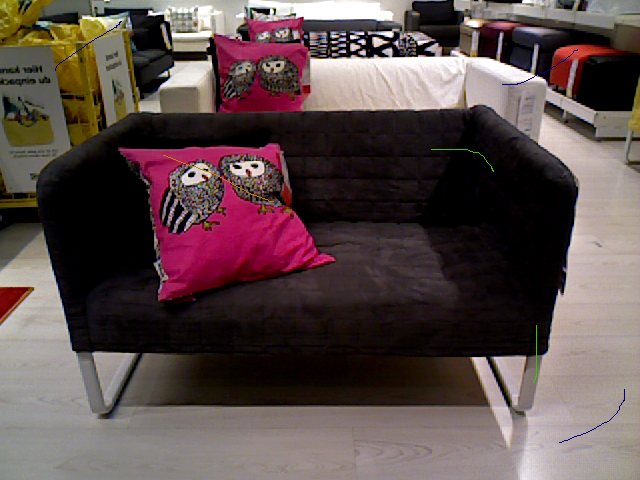
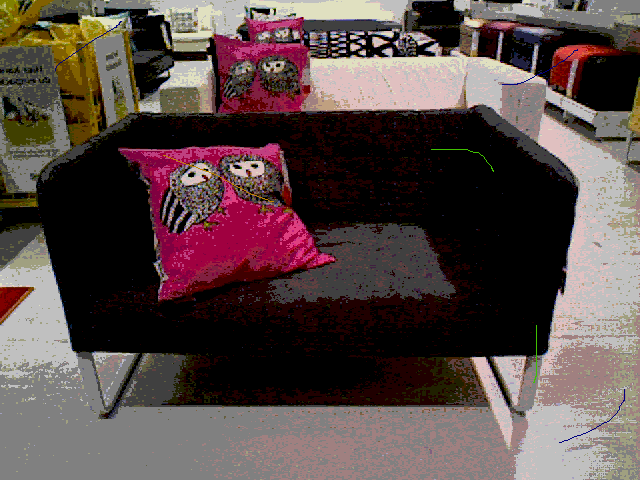
Layer changes from the first 640 x 480 image to the second:
painted on "49.png" over <box>0,0,640,480</box>
